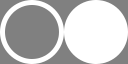
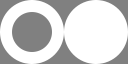
Before/after of a 128 x 64 layered artwork. What changed in the layer stack:
painted on "Elipse 1" over [5, 5, 59, 59]
